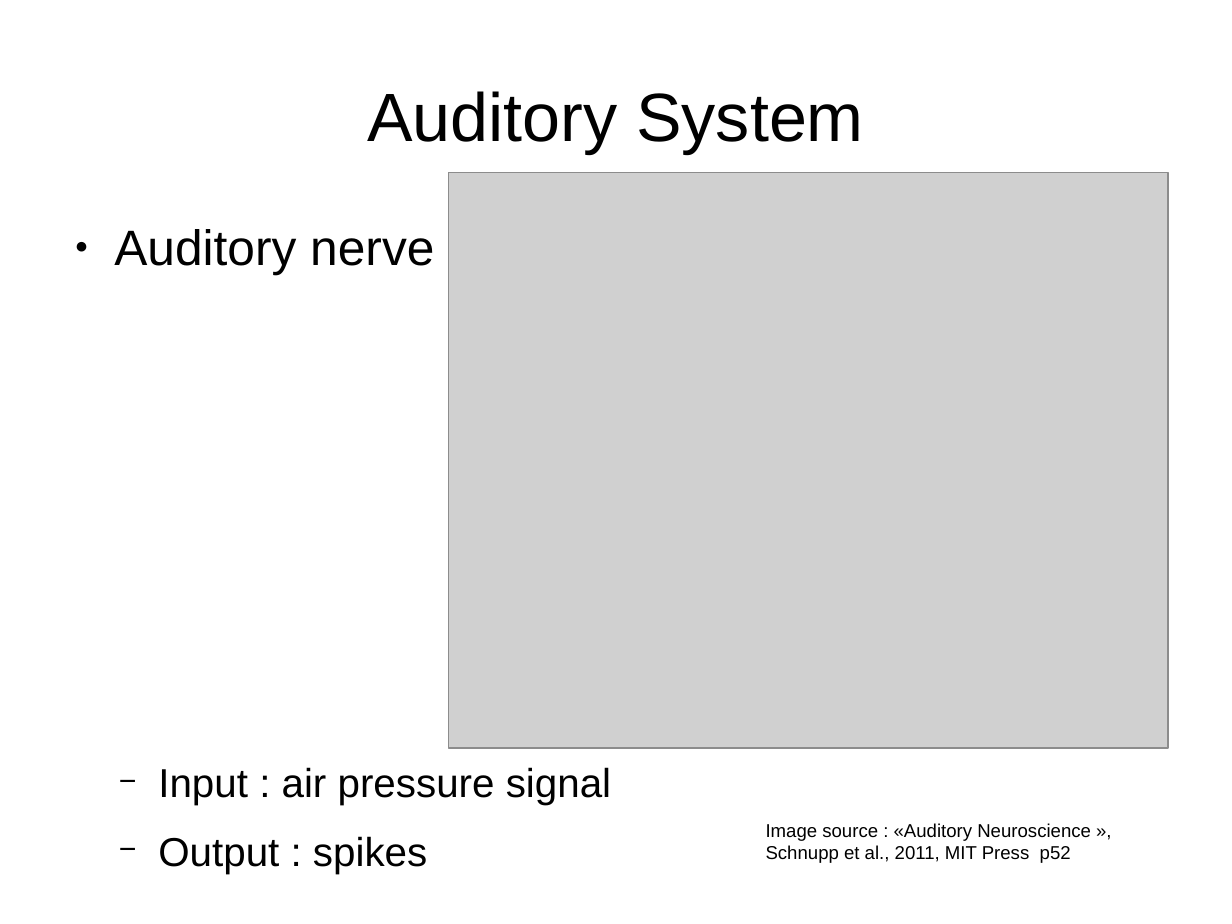
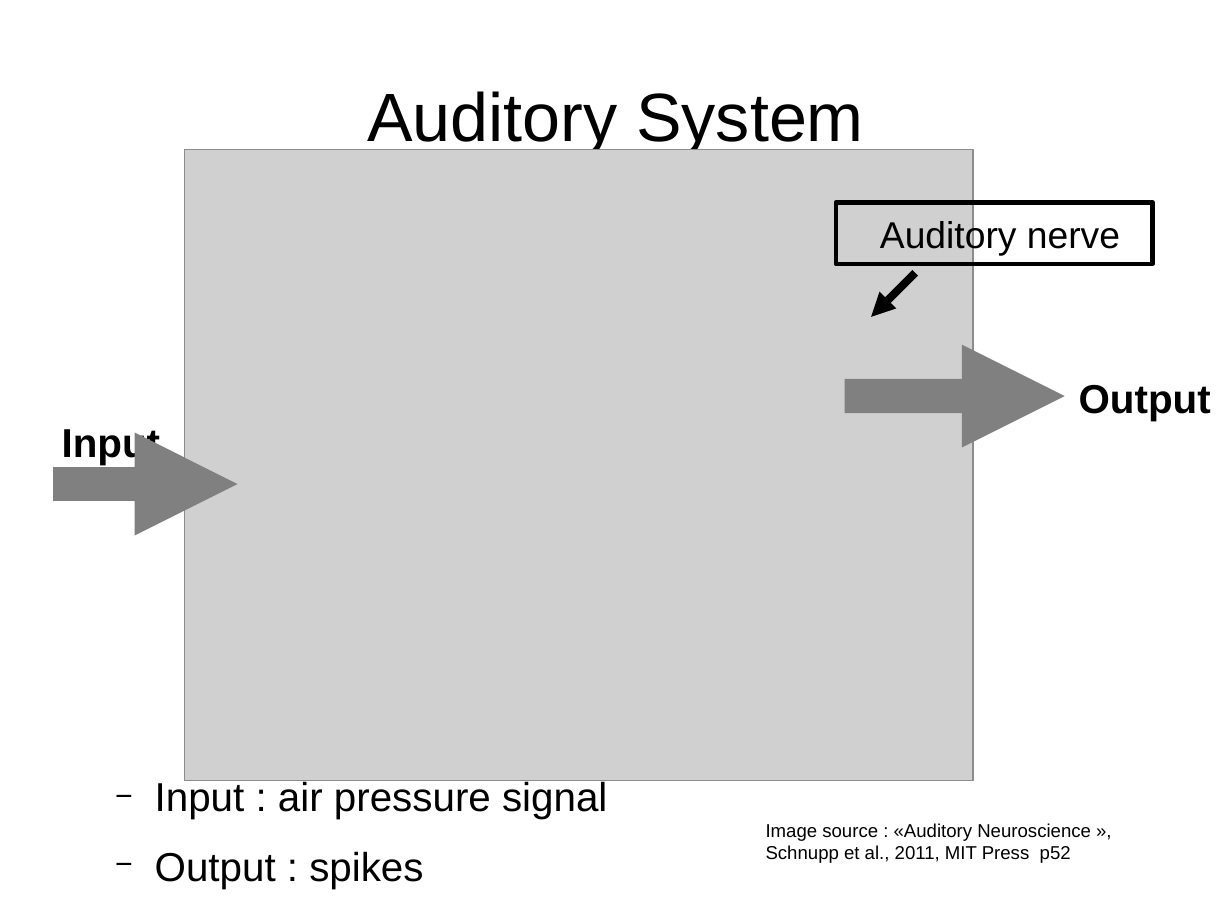
Before and after one commit to MaelleC/auditory-things, a slide deck: slide 4 of presentation/pres1.odp. Drawn at 1232x924 pixels with LibreOffice and Linux fonts; fonts in the diff are those of the drawing; grey boxes stand for pictures. Boxes give left, top, right and bottom in pixels: in the first picture for what was removed or moved away, otherwise in the second. Text is boxed around its words. In the diff, an @@ line names an element or a change of style, - is before the commit and + after.

```diff
--- a/presentation/pres1.odp
+++ b/presentation/pres1.odp
@@ picture: place and size @@
-picture at (449, 172, 1169, 748)
+picture at (184, 150, 973, 780)
@@ rectangle added at (836, 202, 1153, 264), outline #000000 2.83 pt @@
@@ text "Auditory nerve": place and size @@
-text "Auditory nerve" at (114, 229, 434, 275)
+text "Auditory nerve" at (880, 219, 1120, 256)
@@ text "Auditory nerve" at (880, 219, 1120, 256): size 32 to 24 pt; bullet ● to none @@
@@ arrow added from (916, 273) to (872, 316), #000000 5.1 pt @@
@@ text added at (1079, 385, 1211, 421), 26 pt, text #000000, bold @@
+  Output
@@ arrow added from (845, 396) to (1065, 396), #808080 22.11 pt @@
@@ text added at (62, 429, 161, 465), 26 pt, text #000000, bold @@
+  Input
@@ arrow added from (53, 484) to (238, 484), #808080 22.11 pt @@
@@ text "Input : air pressure signal": place and size @@
-text "Input : air pressure signal" at (158, 767, 611, 874)
+text "Input : air pressure signal" at (155, 779, 607, 889)
```
Also in this commit, not shown: 9 other slides changed, 1 slide removed, 8 other files.
